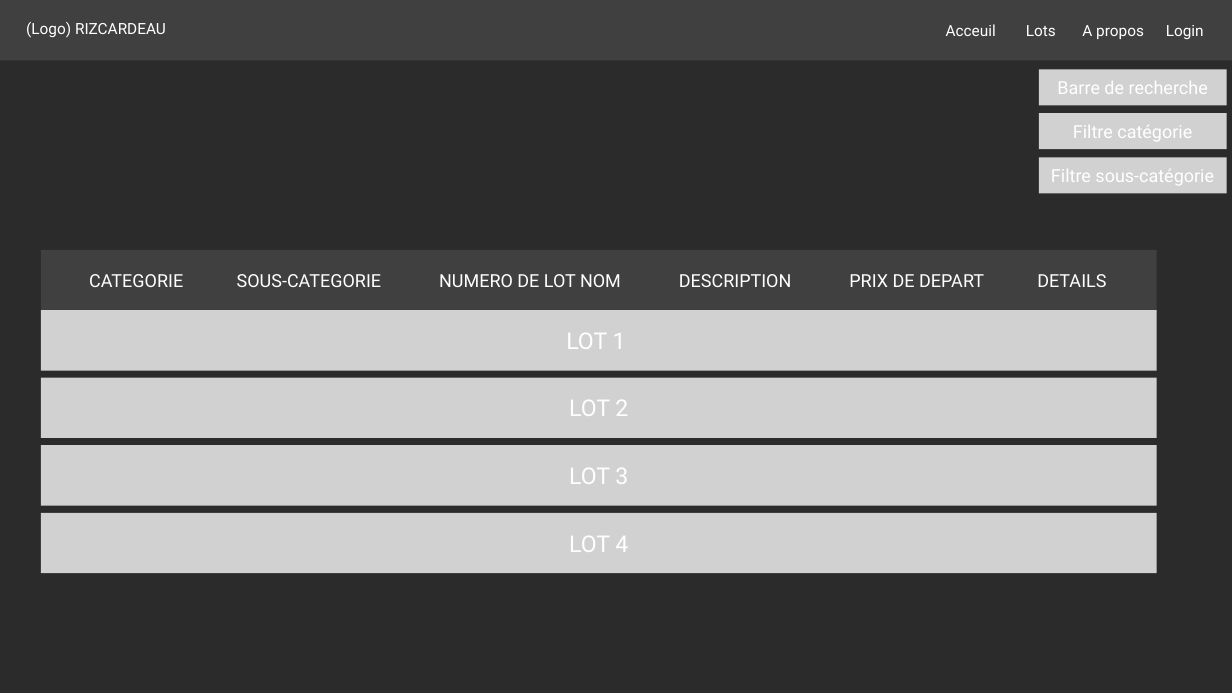
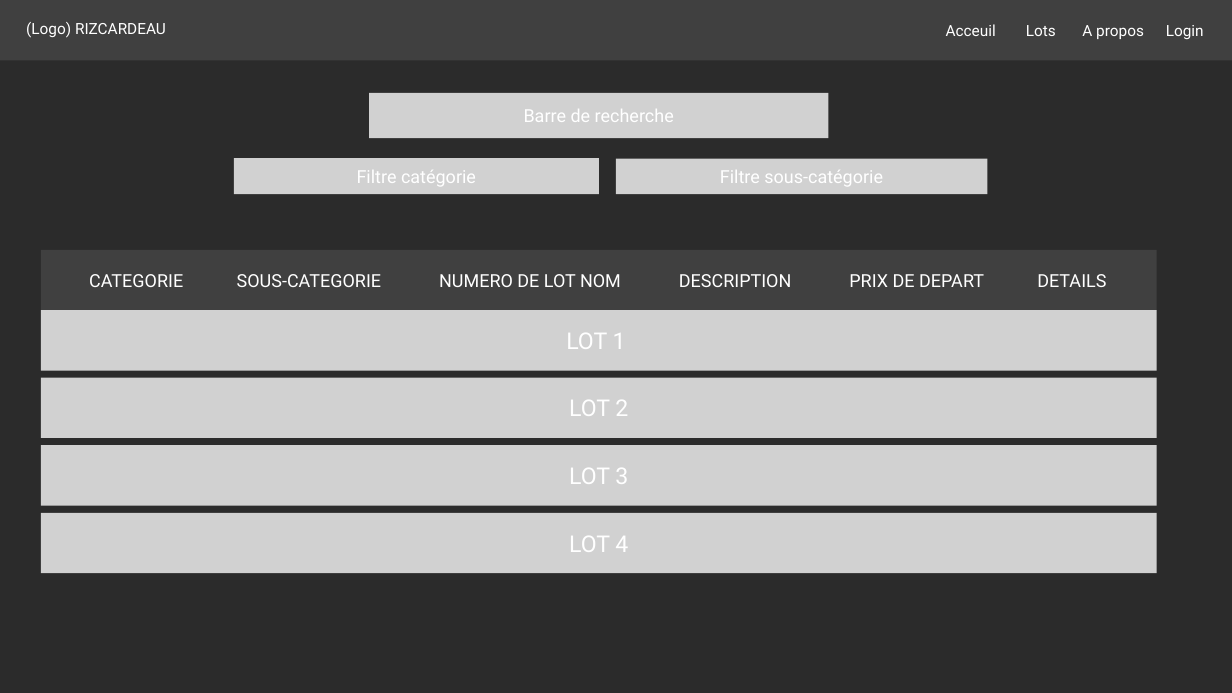
Before and after one commit to ETML-ES-PROJ-LABE-LAFE/LesJardiniersDuDimanche-Frontend, a slide deck: slide 4 of Annexes/MockupEnchere.pptx. Drawn at 1232x693 pixels with LibreOffice and Linux fonts; fonts in the diff are those of the drawing; background and template pictures are left out; a plain dark background stands for a picture behind light text. Boxes give left, top, right and bottom in pixels: in the first picture for what was removed or moved away, otherwise in the second. Text is boxed around its words. In the diff, an @@ line names an element or a change of style, - is before the commit and + after.

```diff
--- a/Annexes/MockupEnchere.pptx
+++ b/Annexes/MockupEnchere.pptx
@@ rectangle "Barre de recherche": place and size @@
-rectangle "Barre de recherche" at [1039, 69, 1226, 105]
+rectangle "Barre de recherche" at [369, 93, 828, 139]
@@ rectangle "Filtre catégorie": place and size @@
-rectangle "Filtre catégorie" at [1039, 114, 1226, 150]
+rectangle "Filtre catégorie" at [234, 158, 599, 194]
@@ rectangle "Filtre sous-catégorie": place and size @@
-rectangle "Filtre sous-catégorie" at [1039, 157, 1226, 193]
+rectangle "Filtre sous-catégorie" at [616, 159, 988, 194]
```
Also in this commit, not shown: 3 other slides changed, 4 slides added.
